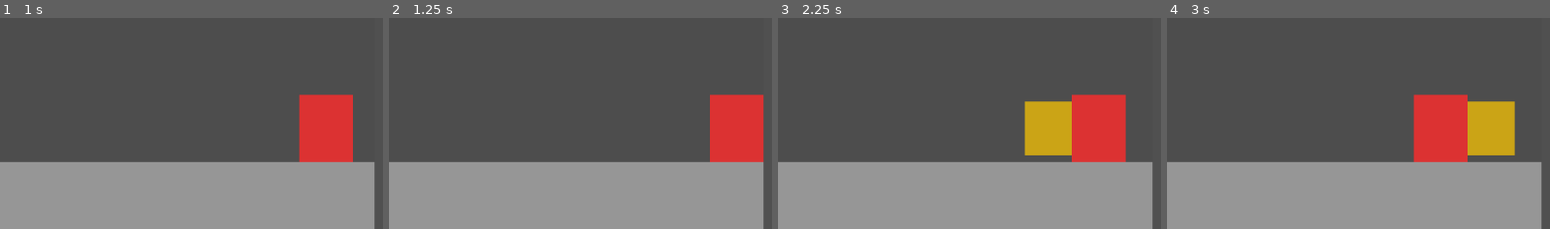
Above: before the commit, frames 1-4 (left to right).
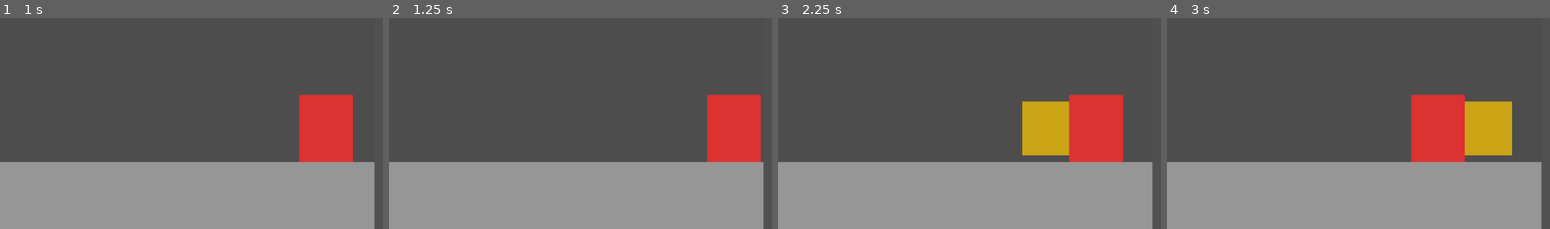
Above: after the commit, the same moments.

Repository: Mausinator08/project-anti-hero
Game: Godot game, scene res://scenes/main.tscn
Two runs of this game, one before a commit and one after it. Both use one fixed random seed, a clock stepped at 60 frames per second and the inputs below.
Inputs:
- Up to frame 1 (1 s): hold D (move_right) from 0.53 s (still down); tap J (boss_light_attack) at 0.6 s
- Up to frame 2 (1.25 s): keep holding D (move_right)
- Up to frame 3 (2.25 s): tap J (boss_light_attack) at 1.35, 2.1 s; release D (move_right) at 2.03 s; hold A (move_left) from 2.03 s (still down)
- Up to frame 4 (3 s): release A (move_left) at 2.78 s; hold D (move_right) from 2.78 s (still down); tap J (boss_light_attack) at 2.85 s
The pictures show only the part of the screen within x 47-97%, y 50-100%; the shares and areas given below are measured in that part.

Frame 1 is identical in both runs. In frame 2, 0.6% of the frame differs, in the area x 83-98%, y 36-69%; in frame 3, 0.7%, in the area x 63-91%, y 36-69%; in frame 4, 0.7%.

Commit message:
phase 10 win lose conditions

Diff:
--- a/project.godot
+++ b/project.godot
@@ -33,6 +33,11 @@
 "events": [Object(InputEventKey,"resource_local_to_scene":false,"resource_name":"","device":-1,"window_id":0,"alt_press …(192 unchanged characters)…
 ]
 }
+restart={
+"deadzone": 0.2,
+"events": [Object(InputEventKey,"resource_local_to_scene":false,"resource_name":"","device":-1,"window_id":0,"alt_pressed":false,"shift_pressed":false,"ctrl_pressed":false,"meta_pressed":false,"pressed":false,"keycode":0,"physical_keycode":82,"key_label":0,"unicode":114,"location":0,"echo":false,"script":null)
+]
+}
 
 [physics]
 
--- a/scenes/main.tscn
+++ b/scenes/main.tscn
@@ -64,7 +64,7 @@
 color = Color(0.3137255, 0.3137255, 0.3137255, 1)
 
 [node name="CollisionShape2D" type="CollisionShape2D" parent="Arena/RightWall" unique_id=920596130]
-position = Vector2(25, 324)
+position = Vector2(21, 324)
 shape = SubResource("RectangleShape2D_tefeu")
 
 [node name="Camera2D" type="Camera2D" parent="." unique_id=1893312184]
@@ -153,3 +153,22 @@
 offset_right = 320.0
 offset_bottom = 155.0
 theme_override_font_sizes/font_size = 18
+
+[node name="ResultLabel" type="Label" parent="HUD" unique_id=1243673276]
+visible = false
+offset_left = 176.0
+offset_top = 250.0
+offset_right = 976.0
+offset_bottom = 330.0
+theme_override_font_sizes/font_size = 40
+horizontal_alignment = 1
+
+[node name="RestartLabel" type="Label" parent="HUD" unique_id=2043845782]
+visible = false
+offset_left = 276.0
+offset_top = 350.0
+offset_right = 876.0
+offset_bottom = 390.0
+theme_override_font_sizes/font_size = 22
+text = "Press R to restart"
+horizontal_alignment = 1
--- a/scripts/Boss.gd
+++ b/scripts/Boss.gd
@@ -1,15 +1,18 @@
 extends CharacterBody2D
+
+# Emitted when Boss HP reaches 0 — GameManager listens for this
+signal defeated
 
 const SPEED = 200.0
 const GRAVITY = 980.0
 const MAX_HEALTH: int = 300
 
-# Boss health persists across Hero attempts intentionally —
-# the Hero chips away at the Boss over multiple runs
 var health: int = MAX_HEALTH
-
 var facing_direction: int = -1
 var is_attacking: bool = false
+
+# Set to true by GameManager when the game ends
+var game_over: bool = false
 
 @onready var swipe_hitbox: Area2D = $SwipeHitbox
 
@@ -18,6 +21,10 @@
 	swipe_hitbox.visible = false
 
 func _physics_process(delta: float) -> void:
+	# Freeze completely when game is over
+	if game_over:
+		return
+
 	# Apply gravity when airborne
 	if not is_on_floor():
 		velocity.y += GRAVITY * delta
@@ -39,10 +46,14 @@
 	if Input.is_action_just_pressed("boss_light_attack") and not is_attacking:
 		perform_swipe()
 
+func set_game_over() -> void:
+	# Called by GameManager when either win or loss condition is met
+	game_over = true
+	velocity = Vector2.ZERO
+
 func perform_swipe() -> void:
 	is_attacking = true
 
-	# Place hitbox in front of Boss based on facing direction
 	if facing_direction == 1:
 		swipe_hitbox.position = Vector2(80, 10)
 	else:
@@ -54,11 +65,13 @@
 	await get_tree().process_frame
 	await get_tree().process_frame
 
-	for body in swipe_hitbox.get_overlapping_bodies():
-		if body == self:
-			continue  # Never damage yourself — skip Boss's own body
-		if body.has_method("take_damage"):
-			body.take_damage(25)
+	# Skip damage if game ended during the two-frame wait
+	if not game_over:
+		for body in swipe_hitbox.get_overlapping_bodies():
+			if body == self:
+				continue  # Never damage yourself
+			if body.has_method("take_damage"):
+				body.take_damage(25)
 
 	await get_tree().create_timer(0.25).timeout
 
@@ -67,12 +80,14 @@
 	is_attacking = false
 
 func take_damage(amount: int) -> void:
+	# Ignore damage if already defeated
 	if health <= 0:
-		return  # Already defeated, ignore further damage
+		return
 
 	health -= amount
 	print("Boss took ", amount, " damage. Health: ", health, " / ", MAX_HEALTH)
 
 	if health <= 0:
 		health = 0
-		print("The Boss has been defeated! (No win condition yet)")
+		print("The Boss has been defeated!")
+		defeated.emit()
--- a/scripts/GameManager.gd
+++ b/scripts/GameManager.gd
@@ -1,38 +1,80 @@
 extends Node
 
+# Boss wins after this many Hero defeats
+const MAX_DEFEATS: int = 15
+
 var attempt_count: int = 0
+var game_over: bool = false
 
 # --- Node references ---
-# Hero and Boss are siblings of GameManager under Main
 @onready var hero = $"../Hero"
 @onready var boss = $"../Boss"
 
-# Labels live inside HUD, which is also a sibling under Main
 @onready var boss_hp_label: Label    = $"../HUD/BossHPLabel"
 @onready var hero_hp_label: Label    = $"../HUD/HeroHPLabel"
 @onready var attempt_label: Label    = $"../HUD/AttemptLabel"
 @onready var hero_speed_label: Label = $"../HUD/HeroSpeedLabel"
+@onready var result_label: Label     = $"../HUD/ResultLabel"
+@onready var restart_label: Label    = $"../HUD/RestartLabel"
 
 func _ready() -> void:
-	# Listen for Hero defeat
+	# Listen for both defeat signals
 	hero.defeated.connect(_on_hero_defeated)
+	boss.defeated.connect(_on_boss_defeated)
 	print("GameManager ready. Hero begins attempt #1.")
 
 func _process(_delta: float) -> void:
-	# This runs every frame and keeps all four labels current
-	# No manual update calls needed anywhere else
+	# Keep HUD updated every frame
 	boss_hp_label.text    = "Boss HP:     " + str(boss.health) + " / " + str(boss.MAX_HEALTH)
 	hero_hp_label.text    = "Hero HP:     " + str(hero.health) + " / " + str(hero.max_health)
 	attempt_label.text    = "Attempt:     " + str(attempt_count + 1)
 	hero_speed_label.text = "Hero Speed:  " + str(hero.move_speed)
 
+	# Only listen for restart input after game is over
+	if game_over and Input.is_action_just_pressed("restart"):
+		get_tree().reload_current_scene()
+
 func _on_hero_defeated() -> void:
+	# Ignore if game already ended
+	if game_over:
+		return
+
 	attempt_count += 1
-	print("Attempt #", attempt_count, " ended. Respawning in 1 second...")
-	respawn_hero()
+	print("Attempt #", attempt_count, " ended.")
+
+	if attempt_count >= MAX_DEFEATS:
+		# Boss wins — Hero has been defeated too many times
+		trigger_game_over("THE HERO'S WILL IS BROKEN")
+	else:
+		respawn_hero()
+
+func _on_boss_defeated() -> void:
+	# Ignore if game already ended
+	if game_over:
+		return
+
+	# Hero wins — Boss HP reached 0
+	trigger_game_over("THE BOSS HAS FALLEN")
+
+func trigger_game_over(message: String) -> void:
+	game_over = true
+	print("GAME OVER: ", message)
+
+	# Stop both characters immediately
+	hero.set_game_over()
+	boss.set_game_over()
+
+	# Show the result on screen
+	result_label.text = message
+	result_label.visible = true
+	restart_label.visible = true
 
 func respawn_hero() -> void:
 	await get_tree().create_timer(1.0).timeout
+
+	# Check again after the delay — game might have ended while waiting
+	if game_over:
+		return
 
 	var new_max_health: int = 100 + (attempt_count * 10)
 	var new_move_speed: int = 80 + (attempt_count * 5)
--- a/scripts/Hero.gd
+++ b/scripts/Hero.gd
@@ -4,49 +4,45 @@
 signal defeated
 
 const GRAVITY = 980.0
-
-# Hero returns to this position after every defeat
 const SPAWN_POSITION = Vector2(172, 448)
 
-# --- Combat constants ---
 const ATTACK_DAMAGE: int = 10
 const ATTACK_COOLDOWN_DURATION: float = 1.5
-const ATTACK_RANGE: float = 70.0   # Hero attacks when within this distance of Boss
-const STOP_DISTANCE: float = 65.0  # Hero stops walking here — inside ATTACK_RANGE
+const ATTACK_RANGE: float = 70.0
+const STOP_DISTANCE: float = 65.0
 
-# --- Stats (scaled by GameManager on each respawn) ---
 var max_health: int = 100
 var health: int = max_health
 var move_speed: int = 80
 
-# --- State flags ---
 var is_dead: bool = false
 var is_attacking: bool = false
 var attack_cooldown: float = 0.0
 
-# --- Node references ---
+# Set to true by GameManager when the game ends
+var game_over: bool = false
+
 @onready var boss = $"../Boss"
 @onready var strike_hitbox: Area2D = $StrikeHitbox
 
 func _ready() -> void:
-	# Hitbox starts hidden and inactive
 	strike_hitbox.monitoring = false
 	strike_hitbox.visible = false
 
 func _physics_process(delta: float) -> void:
-	# Skip all logic while dead
-	if is_dead:
+	# Freeze completely when game is over or dead
+	if is_dead or game_over:
 		return
 
 	# Apply gravity when airborne
 	if not is_on_floor():
 		velocity.y += GRAVITY * delta
 
-	# Count down the attack cooldown every frame
+	# Count down attack cooldown
 	if attack_cooldown > 0.0:
 		attack_cooldown -= delta
 
-	# --- AI Movement ---
+	# AI movement
 	var distance_to_boss: float = abs(boss.position.x - position.x)
 
 	if distance_to_boss > STOP_DISTANCE:
@@ -55,17 +51,21 @@
 	else:
 		velocity.x = 0
 
-	# --- AI Attack ---
+	# AI attack
 	if distance_to_boss <= ATTACK_RANGE and attack_cooldown <= 0.0 and not is_attacking:
 		perform_strike()
 
 	move_and_slide()
 
+func set_game_over() -> void:
+	# Called by GameManager when either win or loss condition is met
+	game_over = true
+	velocity = Vector2.ZERO
+
 func perform_strike() -> void:
 	is_attacking = true
 	attack_cooldown = ATTACK_COOLDOWN_DURATION
 
-	# Place the hitbox on whichever side the Boss is on
 	var direction_to_boss: float = sign(boss.position.x - position.x)
 	if direction_to_boss >= 0:
 		strike_hitbox.position = Vector2(60, 5)
@@ -78,11 +78,13 @@
 	await get_tree().process_frame
 	await get_tree().process_frame
 
-	for body in strike_hitbox.get_overlapping_bodies():
-		if body == self:
-			continue  # Never damage yourself — skip Hero's own body
-		if body.has_method("take_damage"):
-			body.take_damage(ATTACK_DAMAGE)
+	# Skip damage if game ended during the two-frame wait
+	if not game_over:
+		for body in strike_hitbox.get_overlapping_bodies():
+			if body == self:
+				continue  # Never damage yourself
+			if body.has_method("take_damage"):
+				body.take_damage(ATTACK_DAMAGE)
 
 	await get_tree().create_timer(0.2).timeout
 
@@ -91,7 +93,8 @@
 	is_attacking = false
 
 func take_damage(amount: int) -> void:
-	if is_dead:
+	# Ignore damage if already dead or game is over
+	if is_dead or game_over:
 		return
 
 	health -= amount
@@ -115,4 +118,4 @@
 	velocity = Vector2.ZERO
 	is_dead = false
 	attack_cooldown = 0.0
-	print("Hero respawned! Health: ", health, " / ", max_health, " | Speed: ", move_speed)
+	print("Hero respawned! Health: ", health, " / ", max_health)
